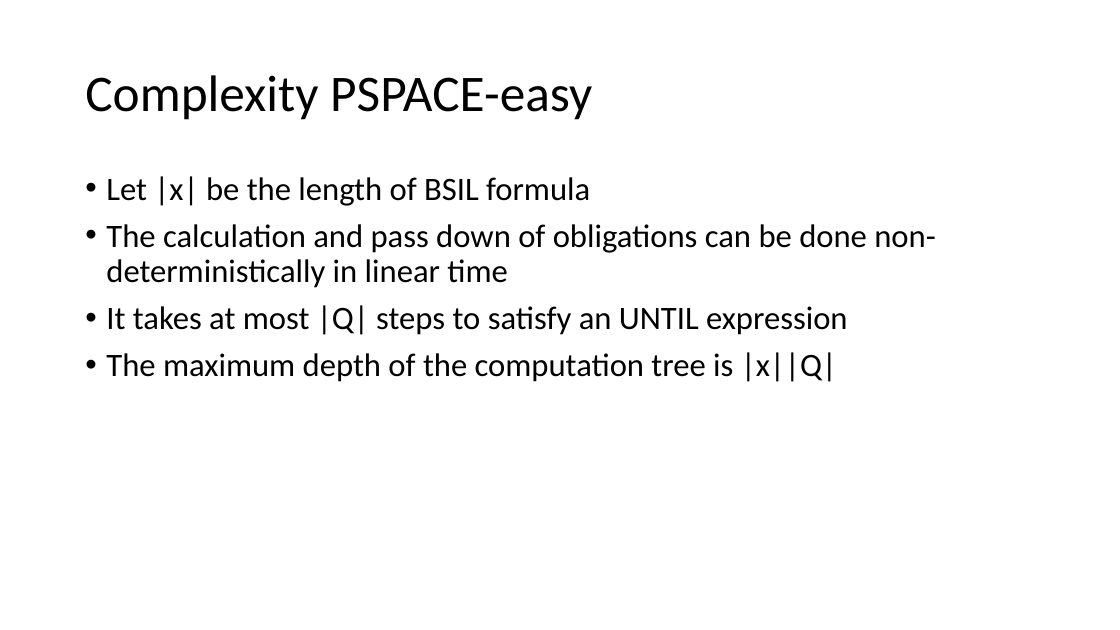
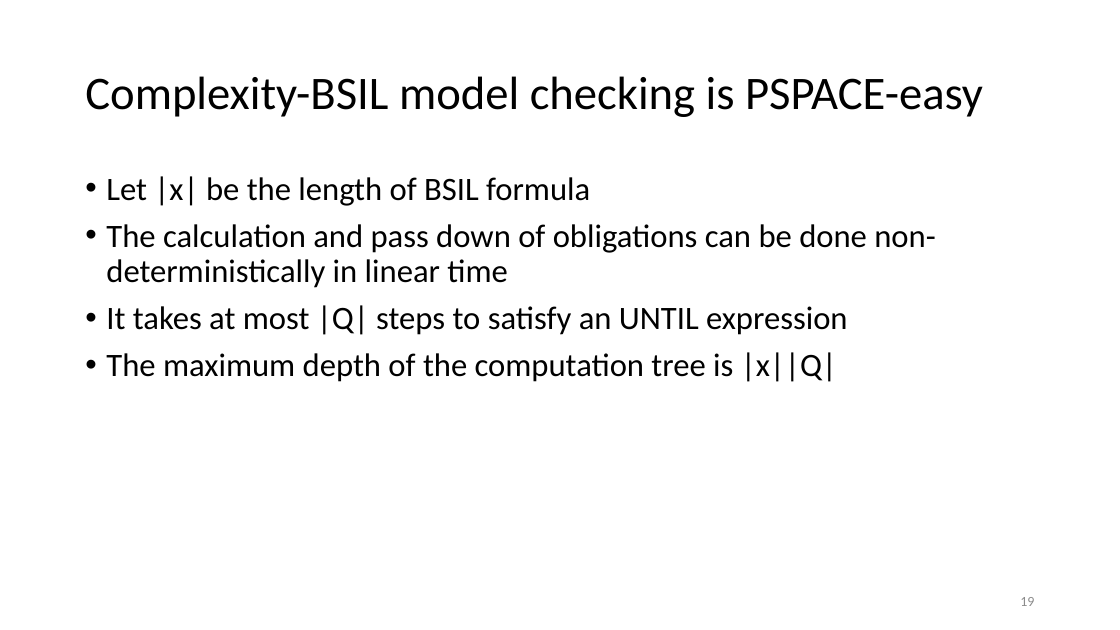
Before and after one commit to yyergg/graduate, a slide deck: slide 19 of def.pptx (slide 31 before the commit). Drawn at 1120x630 pixels with LibreOffice and Linux fonts; fonts in the diff are those of the drawing. Boxes give left, top, right and bottom in pixels: in the first picture for what was removed or moved away, otherwise in the second. Text is boxed around its words. In the diff, an @@ line names an element or a change of style, - is before the commit and + after.

```diff
--- a/def.pptx
+++ b/def.pptx
@@ title at [85,76,983,117]: text changed; size 44 to 40 pt @@
-Complexity PSPACE-easy
+Complexity-BSIL model checking is PSPACE-easy
@@ page number added at [1020,597,1034,606], 12 pt, text #8C8C8C @@
+19
```
Also in this commit, not shown: 35 other slides changed, 4 slides added, 4 slides removed.
